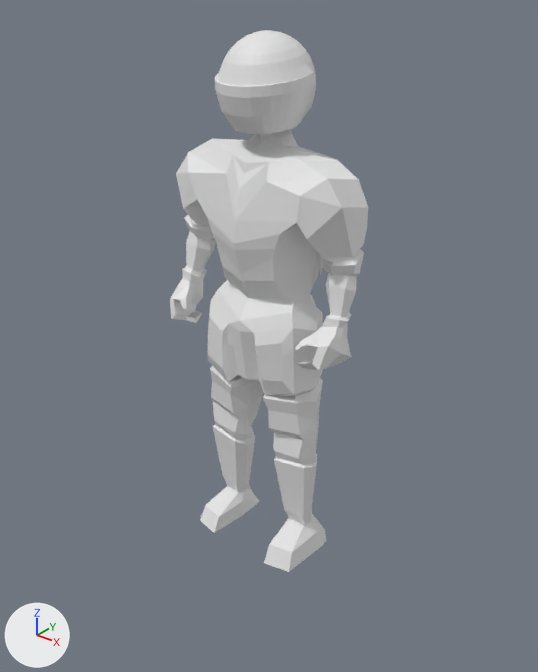
Two versions of the glTF model Data/Resources/Model/playerMotion/playerMotion.gltf, one commit apart.
Both versions are drawn from a 50 mm lens placed at (2.79, -3.49, 3.71), pointed at (-0.08, 0.09, 1.49). The lights are fixed; the arrows at lower left show +X, +Y and +Z. Materials are left out; every surface is plain grey. Where no turn or scale is listed for an object, it has been applied to the vertices. Vertices at the same position are counted once.

Objects in the first picture: 'Enemy', 'Helmet'.
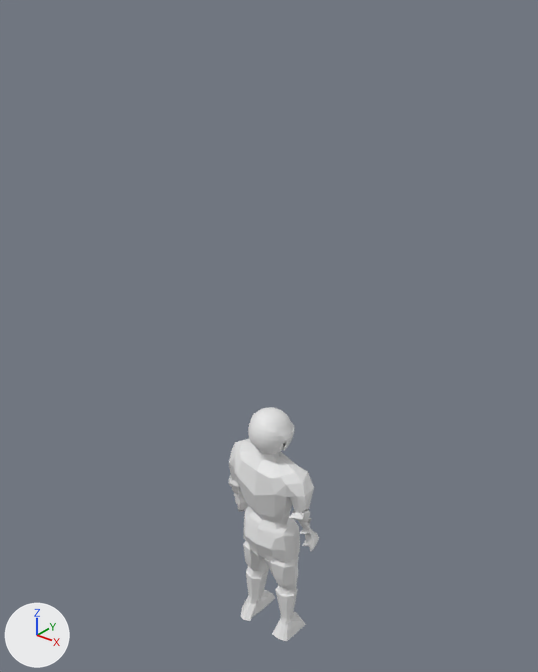
Where the change shows, as pixel boxes (x1, y1, x2, y2) in the pictures (538 x 672 px):
'Enemy', deleted: before (170, 129, 368, 572)
'PLayer', added: after (228, 439, 319, 641)
'Helmet', reshaped, moved, turned, rescaled: before (215, 30, 316, 134); after (248, 407, 294, 454)

The change in detail:
me_メッシュ is used by ob_helmet; location (0.0, 0.0, 1.718); scale (1.66, 1.66, 1.66).
me_メッシュ had 419 vertices, 794 faces and spanned x -0.177..0.174, y -0.197..0.159, z 0.714..1.034.
me_メッシュ now has 419 vertices, 794 faces and spans x -0.177..0.18, y -0.198..0.159, z 0.674..0.994.
me_メッシュ part 1: 419 of 419 vertices moved; they spanned x -0.177..0.174, y -0.197..0.159, z 0.714..1.034 and now span x -0.177..0.18, y -0.198..0.159, z 0.674..0.994; mean shift (0.001, 0.0, -0.04); largest move (-0.177, 0.021, 0.847) -> (-0.162, 0.043, 0.807).
Mesh me_メッシュ_002_1 is new.
It has 593 vertices, 1182 faces and spans x -0.4..0.39, y -0.17..0.24, z -1.05..0.93.
Object 'Enemy' (ob_enemy) is deleted.
Object 'Helmet' (ob_helmet) moves from (0.0, 0.0, 1.718) to (0.0, 0.0, 0.011).
Object 'Helmet' (ob_helmet) turns from (0, 0, 0) to (0, 0, 180) degrees about x, y and z.
Object 'Helmet' (ob_helmet) is rescaled from (1.66, 1.66, 1.66) to (0.955, 0.955, 0.955).
Object 'PLayer' (ob_player) is new; it shows me_メッシュ_002_1.
Its location is (0.0, 0.0, 0.011).
